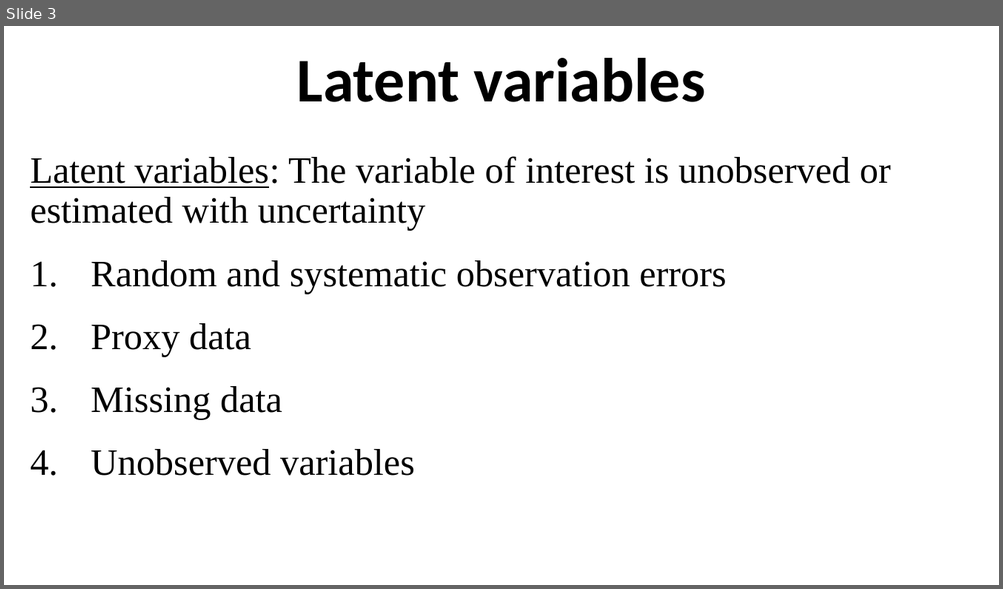
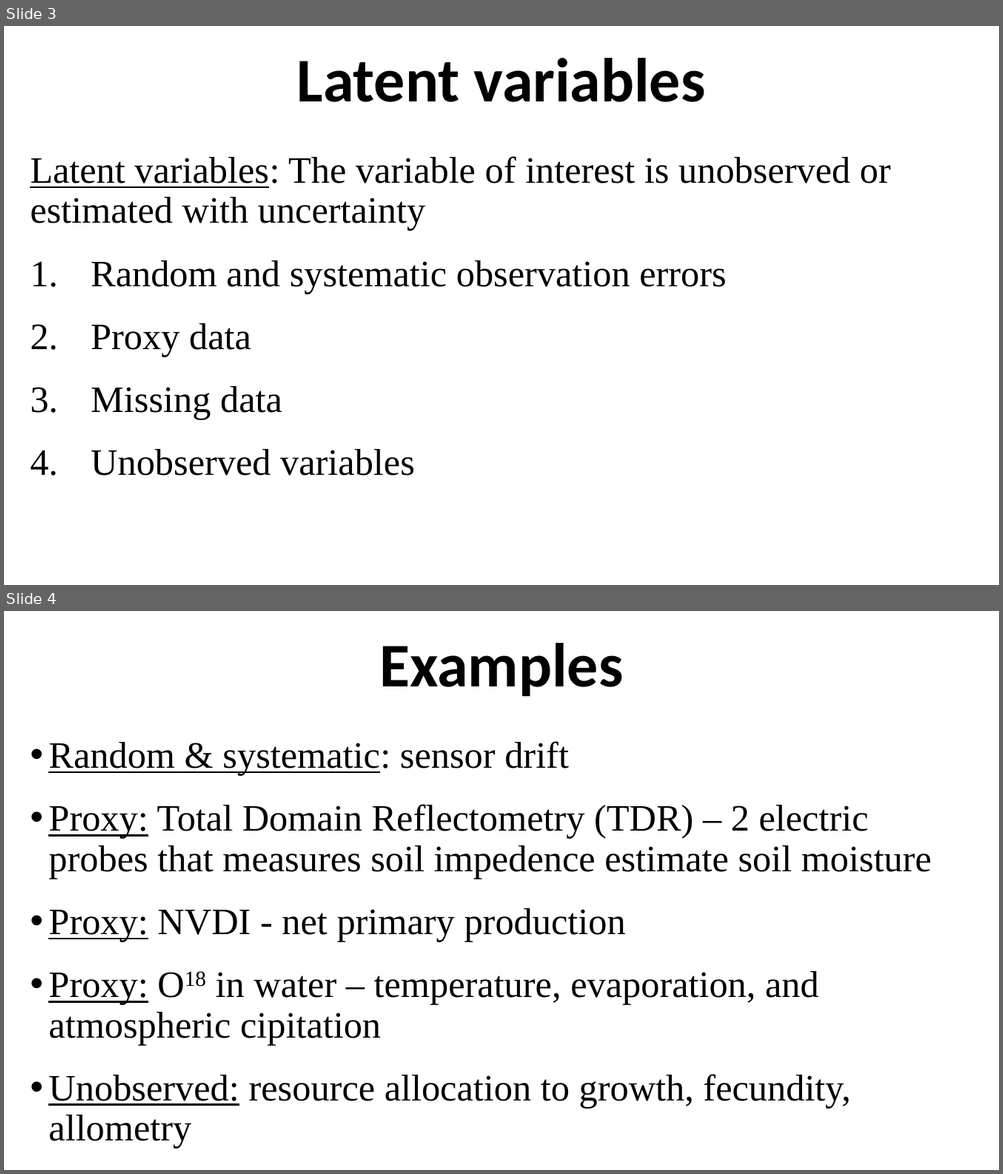
Before and after one commit to ahurford/aarms-summer-school, a slide deck: amy-lectures/State_Space_Models.pptx. Shown one above the other, each under a label of ours: slide 3 before the commit, slides 3 and 4 after it. The pictures are 1003x589 and 1003x1174 pixels, drawn with LibreOffice and Linux fonts; fonts in the diff are those of the drawing. Boxes give left, top, right and bottom in pixels: in the first picture for what was removed or moved away, otherwise in the second. Text is boxed around its words. In the diff, an @@ line names an element or a change of style, - is before the commit and + after.

```diff
--- a/amy-lectures/State_Space_Models.pptx
+++ b/amy-lectures/State_Space_Models.pptx
@@ slide 4 added at box(4, 611, 999, 1170), background #FFFFFF @@
@@ title added at box(379, 643, 623, 697), 60 pt, text #000000, bold @@
+Examples
@@ text added at box(48, 741, 931, 1149), 36 pt, text #000000 @@
+• Random & systematic: sensor drift
+• Proxy: Total Domain Reflectometry (TDR) – 2 electric probes that measures soil impedence estimate soil moisture
+• Proxy: NVDI - net primary production
+• Proxy: O18 in water – temperature, evaporation, and atmospheric cipitation
+• Unobserved: resource allocation to growth, fecundity, allometry
```
Also in this commit, not shown: 10 other slides added, 4 other files.
